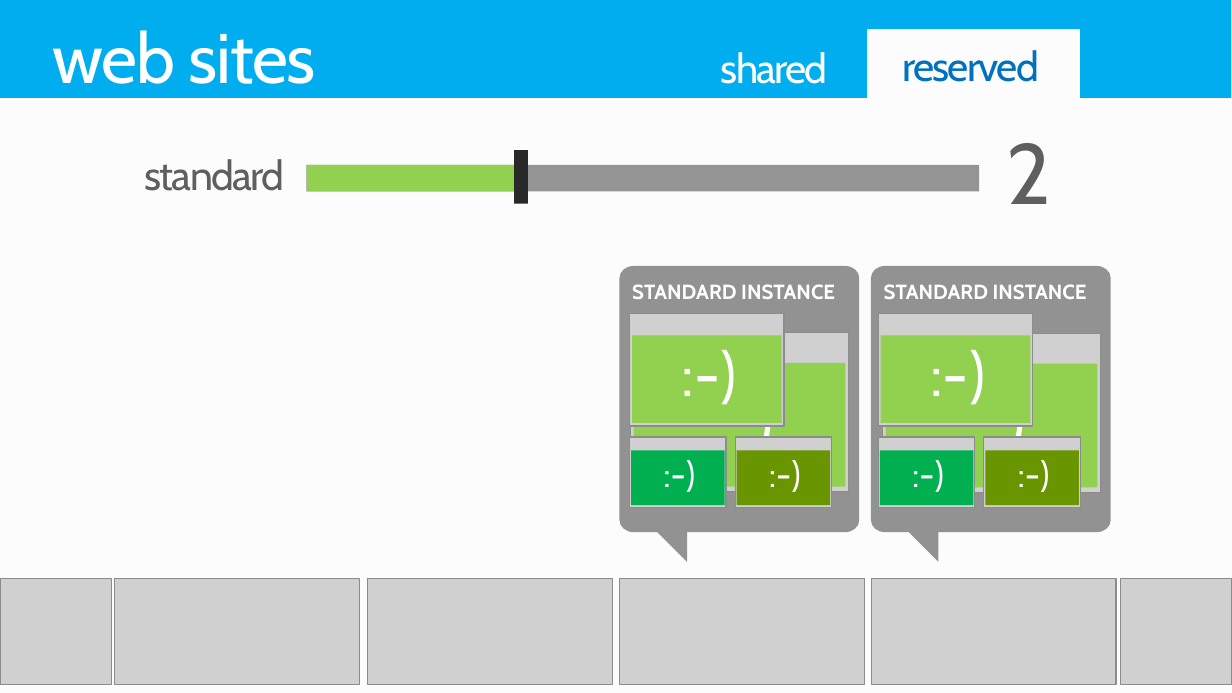
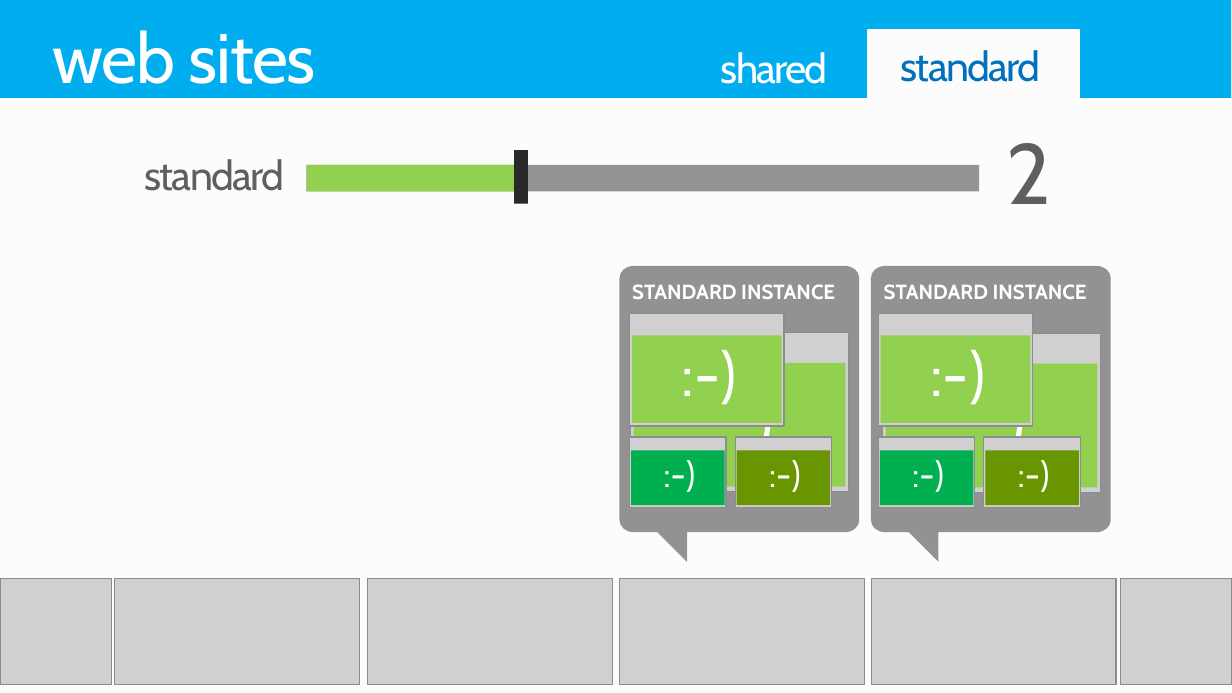
Before and after one commit to raz2/PRESENTATION-WindowsAzureWebSites, a slide deck: slide 16 of WindowsAzureWebSites.pptx. Drawn at 1232x693 pixels with LibreOffice and Linux fonts; fonts in the diff are those of the drawing; grey boxes stand for pictures; background and template pictures are left out. Boxes give left, top, right and bottom in pixels: in the first picture for what was removed or moved away, otherwise in the second. Text is boxed around its words. In the diff, an @@ line names an element or a change of style, - is before the commit and + after.

Commit message:
one last standard

```diff
--- a/WindowsAzureWebSites.pptx
+++ b/WindowsAzureWebSites.pptx
@@ text at box(901, 50, 1041, 82): text changed @@
-reserved
+standard
```
